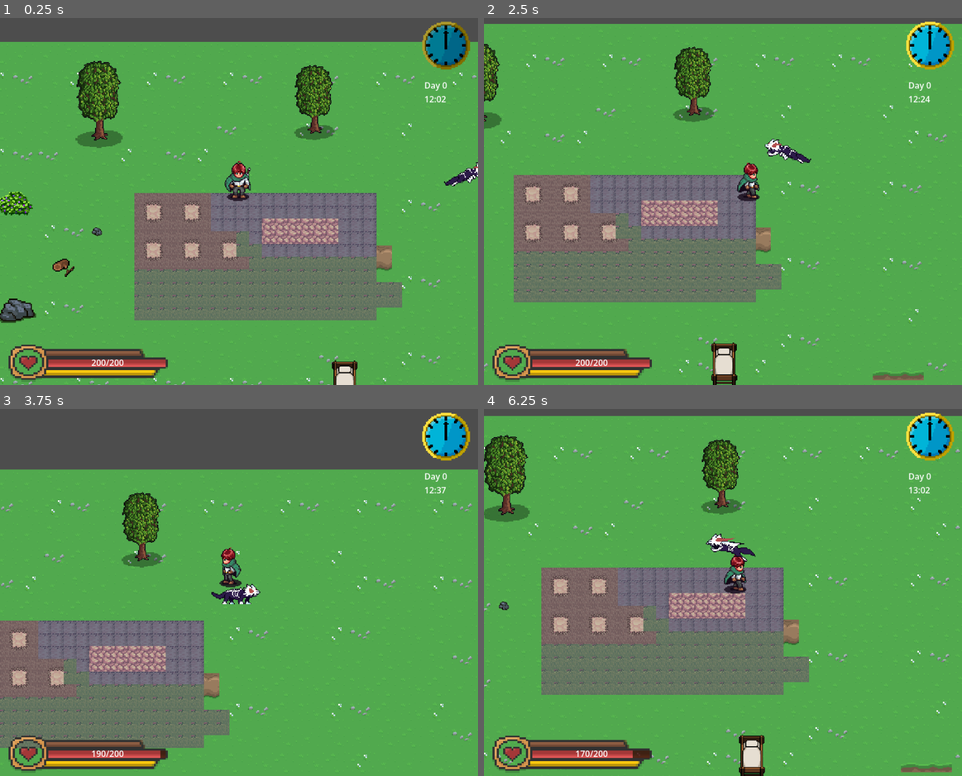
Above: before the commit, frames 1-4 (two rows, left to right).
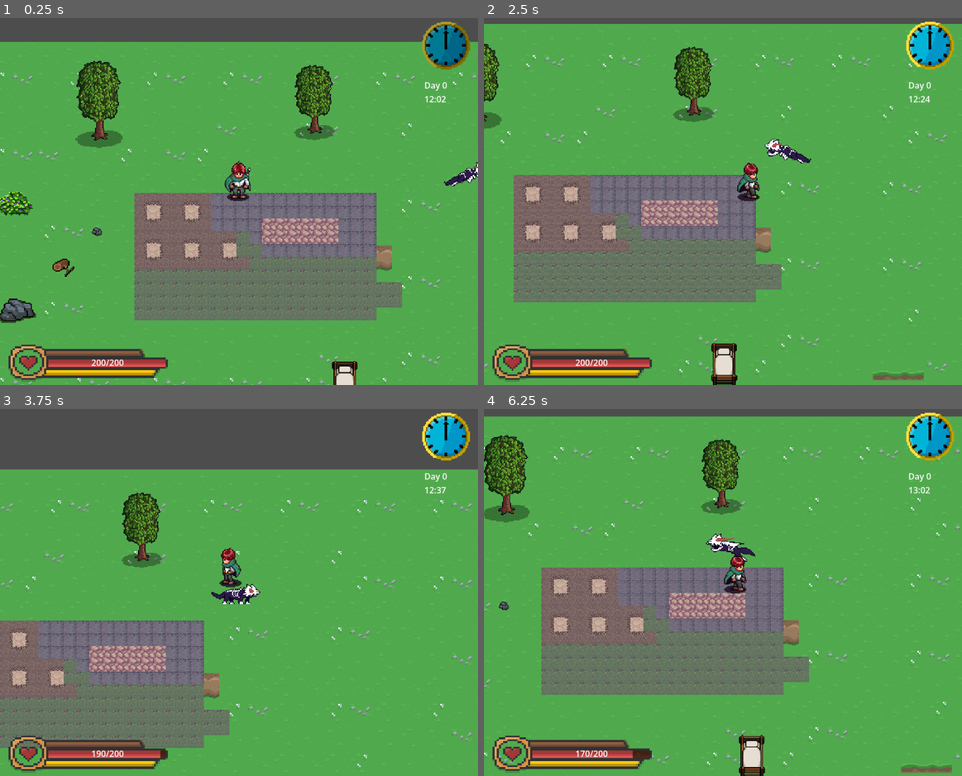
Above: after the commit, the same moments.

Repository: Asidi120/Project_Game_Dev_Mindbreak
Game: Godot game, scene res://Scripts/playground.tscn
The game is run twice, just before and just after one commit, with the same random seed, the same clock (stepped at 60 frames per second) and the same inputs.
Inputs (mouse positions are in pixels of both pictures, inside the frame that each line leads up to):
- Up to frame 1 (0.25 s): no input
- Up to frame 2 (2.5 s): move the mouse to (828, 179) at 0.52 s; hold D (right) 0.53-1.28 s; click (828, 179) at 0.6 s; move the mouse to (627, 216) at 1.27 s; hold S (down) 1.28-2.03 s; tap F (pick_up) at 1.35 s; move the mouse to (770, 117) at 2.02 s; hold D (right) from 2.03 s (still down); hold Shift (sprint) from 2.03 s (still down)
- Up to frame 3 (3.75 s): move the mouse to (215, 665) at 2.77 s; release D (right) at 2.78 s; release Shift (sprint) at 2.78 s; hold W (up) 2.78-3.53 s; click (215, 665) at 2.85 s; move the mouse to (382, 647) at 3.52 s; hold A (left) from 3.53 s (still down); tap F (pick_up) at 3.6 s
- Up to frame 4 (6.25 s): move the mouse to (579, 533) at 4.27 s; tap Shift (sprint) at 4.35 s; move the mouse to (746, 588) at 5.02 s; release A (left) at 5.03 s; hold S (down) 5.03-5.78 s; click (746, 588) at 5.1 s; move the mouse to (651, 497) at 5.77 s; hold D (right) from 5.78 s (still down); tap F (pick_up) at 5.85 s

The runs differ from the first frame. In frame 1, 0.2% of the frame differs, in the area x 0-92%, y 14-100%; in frame 2, 0.3%; in frame 3, 0.2%; in frame 4, 0.7%, in the area x 0-100%, y 1-100%.

Commit message:
death menu added

Diff:
--- a/Player/Scripts/player.gd
+++ b/Player/Scripts/player.gd
@@ -1,4 +1,8 @@
 class_name Player extends CharacterBody2D
+
+@onready var death_panel: Control = $"../../../CanvasLayer/DeathPanel"
+@onready var player_bar: Control = $"../../../CanvasLayer/PlayerBar"
+@onready var clock: Control = $"../../../CanvasLayer/Clock"
 
 signal hp_changed(current_hp, max_hp)
 signal stamina_usage(current_stamina, max_stamina)
@@ -20,6 +24,7 @@
 var hunger_timer:float= 0.0
 var hunger_interval_normal:float= 2.0
 var hunger_interval_sprint:float= 0.5
+var spawn_point=global_position
 
 @onready var anim = $AnimationPlayer
 @onready var sprite = $Sprite2D
@@ -44,6 +49,9 @@
 
 func die():
 	print("player died")
+	death_panel.visible=true
+	get_tree().paused=true
+	player_bar.reset()
 
 func update_hunger(delta):
 	var interval = hunger_interval_normal
--- /dev/null
+++ b/Scenes/DeathPanel.tscn
@@ -0,0 +1,98 @@
+[gd_scene format=3 uid="uid://fhgceyryjqfs"]
+
+[ext_resource type="Script" uid="uid://di6j880ch50ca" path="res://Scripts/DeathPannel.gd" id="1_dl673"]
+[ext_resource type="Script" uid="uid://d18ex2bbrxhyb" path="res://Scripts/revivebutton.gd" id="2_xvxsw"]
+[ext_resource type="Script" uid="uid://bh1c3giusevi5" path="res://Scripts/comebackbutton.gd" id="3_rbm6n"]
+[ext_resource type="Script" uid="uid://64clfe2vliyf" path="res://Scripts/quitbutton.gd" id="4_vbh1h"]
+[ext_resource type="FontFile" uid="uid://c0l8fv5sgwm3v" path="res://Fonts/Star Crush.ttf" id="5_rbm6n"]
+
+[sub_resource type="LabelSettings" id="LabelSettings_vbh1h"]
+font = ExtResource("5_rbm6n")
+font_size = 64
+
+[node name="DeathPanel" type="Control" unique_id=67905963]
+process_mode = 2
+self_modulate = Color(0.37503773, 0.08759416, 8.4228816e-07, 1)
+layout_mode = 3
+anchors_preset = 15
+anchor_right = 1.0
+anchor_bottom = 1.0
+grow_horizontal = 2
+grow_vertical = 2
+script = ExtResource("1_dl673")
+
+[node name="ColorRect" type="ColorRect" parent="." unique_id=767014372]
+layout_mode = 1
+anchors_preset = 15
+anchor_right = 1.0
+anchor_bottom = 1.0
+grow_horizontal = 2
+grow_vertical = 2
+color = Color(0.52912915, 0, 0.15170373, 0.814)
+
+[node name="ReviveButton" type="Button" parent="." unique_id=1966497359]
+layout_mode = 1
+anchors_preset = 8
+anchor_left = 0.5
+anchor_top = 0.5
+anchor_right = 0.5
+anchor_bottom = 0.5
+offset_left = -29.5
+offset_top = -100.0
+offset_right = 29.5
+offset_bottom = -69.0
+grow_horizontal = 2
+grow_vertical = 2
+text = "Revive"
+script = ExtResource("2_xvxsw")
+
+[node name="ComeBackMenuButton" type="Button" parent="." unique_id=732198166]
+layout_mode = 1
+anchors_preset = 8
+anchor_left = 0.5
+anchor_top = 0.5
+anchor_right = 0.5
+anchor_bottom = 0.5
+offset_left = -96.5
+offset_top = -15.5
+offset_right = 96.5
+offset_bottom = 15.5
+grow_horizontal = 2
+grow_vertical = 2
+text = "Come back to the menu"
+script = ExtResource("3_rbm6n")
+
+[node name="QuitButton" type="Button" parent="." unique_id=993067010]
+top_level = true
+layout_mode = 1
+anchors_preset = 8
+anchor_left = 0.5
+anchor_top = 0.5
+anchor_right = 0.5
+anchor_bottom = 0.5
+offset_left = -21.0
+offset_top = 75.0
+offset_right = 21.0
+offset_bottom = 106.0
+grow_horizontal = 2
+grow_vertical = 2
+text = "Quit"
+script = ExtResource("4_vbh1h")
+
+[node name="LabelYouDied" type="Label" parent="." unique_id=1591528283]
+layout_mode = 1
+anchors_preset = 5
+anchor_left = 0.5
+anchor_right = 0.5
+offset_left = -115.5
+offset_top = 100.0
+offset_right = 115.5
+offset_bottom = 161.0
+grow_horizontal = 2
+text = "You Died"
+label_settings = SubResource("LabelSettings_vbh1h")
+horizontal_alignment = 1
+vertical_alignment = 1
+
+[connection signal="visibility_changed" from="." to="." method="_on_visibility_changed"]
+[connection signal="pressed" from="ReviveButton" to="ReviveButton" method="_on_pressed"]
--- a/Scenes/StaticStructures/bed.gd
+++ b/Scenes/StaticStructures/bed.gd
@@ -1,16 +1,23 @@
 extends Node2D
+
 @onready var click_e_to_sleep: Label = $ClickEToSleep
 @onready var cant_sleep_label: Label = $CantSleepLabel
-@onready var day_counter: Label = $"../../../CanvasLayer/day_counter"
 @onready var day_night_overlay: CanvasModulate = $"../../../DayNightOverlay"
 
-var can_sleep:=false
-var target_color=Color(1,1,1,1)
+var clock
+var day_counter
+
+var can_sleep := false
+var target_color = Color(1,1,1,1)
 var sleeping = false
 var sleep_timer = 0.0
-var label_timer=1.5
+var label_timer = 1.5
 var showing_label = false
-var entered_bed_area=false
+var entered_bed_area = false
+
+func _ready() -> void:
+	clock = get_tree().get_first_node_in_group("Clock")
+	day_counter = clock.get_node_or_null("day_counter")
 
 func _process(delta: float) -> void:
 	if can_sleep:
--- /dev/null
+++ b/Scripts/DeathPannel.gd
@@ -0,0 +1,15 @@
+extends Node
+
+@onready var revive_button: Button = $ReviveButton
+@onready var come_back_menu_button: Button = $ComeBackMenuButton
+@onready var quit_button: Button = $QuitButton
+
+func _ready() -> void:
+	pass
+
+func _process(delta: float) -> void:
+	_on_visibility_changed()
+
+func _on_visibility_changed() -> void:
+	#get_tree().paused = true
+	pass
--- /dev/null
+++ b/Scripts/clock.tscn
@@ -0,0 +1,48 @@
+[gd_scene format=3 uid="uid://2ur8j7c1v2un"]
+
+[ext_resource type="Script" uid="uid://dmrjabrt0njvq" path="res://Scripts/day_counter.gd" id="1_756xr"]
+[ext_resource type="Texture2D" uid="uid://8qn3jb53vo6c" path="res://Sprites/clock4.png" id="2_slr35"]
+[ext_resource type="Texture2D" uid="uid://c1w1adrgxc7pf" path="res://Sprites/clock0.png" id="3_rdka5"]
+
+[node name="Clock" type="Control" unique_id=385021879]
+layout_mode = 3
+anchors_preset = 0
+offset_right = 40.0
+offset_bottom = 40.0
+
+[node name="day_counter" type="Label" parent="." unique_id=1103331008]
+layout_mode = 1
+anchors_preset = 1
+anchor_left = 1.0
+anchor_right = 1.0
+offset_left = 762.0
+offset_top = 123.0
+offset_right = 802.0
+offset_bottom = 146.0
+grow_horizontal = 0
+script = ExtResource("1_756xr")
+
+[node name="clock_overlay" type="TextureRect" parent="." unique_id=1483333510]
+modulate = Color(0, 0, 0, 0.69000006)
+top_level = true
+custom_minimum_size = Vector2(120, 120)
+layout_mode = 1
+anchors_preset = 1
+anchor_left = 1.0
+anchor_right = 1.0
+offset_left = -120.0
+offset_bottom = 120.0
+grow_horizontal = 0
+texture = ExtResource("2_slr35")
+
+[node name="clock" type="TextureRect" parent="." unique_id=561191610]
+custom_minimum_size = Vector2(120, 120)
+layout_mode = 1
+anchors_preset = 1
+anchor_left = 1.0
+anchor_right = 1.0
+offset_left = 740.0
+offset_right = 860.0
+offset_bottom = 120.0
+grow_horizontal = 0
+texture = ExtResource("3_rdka5")
--- /dev/null
+++ b/Scripts/comebackbutton.gd
@@ -0,0 +1,11 @@
+extends Button
+
+
+# Called when the node enters the scene tree for the first time.
+func _ready() -> void:
+	pass # Replace with function body.
+
+
+# Called every frame. 'delta' is the elapsed time since the previous frame.
+func _process(delta: float) -> void:
+	pass
--- a/Scripts/day_night_overlay.gd
+++ b/Scripts/day_night_overlay.gd
@@ -1,8 +1,12 @@
 extends CanvasModulate
 
-@onready var day_counter: Label = $"../CanvasLayer/day_counter"
+var clock
+var day_counter
 
 var target_color = Color(1, 1, 1)  # day deafault
+func _ready() -> void:
+	clock = get_tree().get_first_node_in_group("Clock")
+	day_counter = clock.get_node_or_null("day_counter")
 
 func _process(delta: float) -> void:
 	if day_counter.hours >= 20 and day_counter.hours < 22:
--- a/Scripts/healthbar.gd
+++ b/Scripts/healthbar.gd
@@ -1,6 +1,6 @@
 extends TextureProgressBar
 
-@onready var player = %Player
+@onready var player: Player = $"../../../BleakYellowGrass/level/Player"
 @onready var hp_label: Label = $"../hp_label"
 
 var target_hp:float=0
--- a/Scripts/hunger_bar.gd
+++ b/Scripts/hunger_bar.gd
@@ -1,6 +1,6 @@
 extends TextureProgressBar
 
-@onready var player = %Player
+@onready var player: Player = $"../../../BleakYellowGrass/level/Player"
 
 var target_hunger: float = 0
 
--- /dev/null
+++ b/Scripts/player_bar.tscn
@@ -0,0 +1,128 @@
+[gd_scene format=3 uid="uid://317bak6hdgps"]
+
+[ext_resource type="Texture2D" uid="uid://d34crl0llr6ot" path="res://Player/Sprite/hp_bar/HealthBar DARK.png" id="1_4say3"]
+[ext_resource type="Script" uid="uid://cqt5nyb1vdosp" path="res://Scripts/playerbar.gd" id="1_hdqpu"]
+[ext_resource type="Script" uid="uid://bg4om7e84kh7o" path="res://Scripts/staminabar.gd" id="2_hdqpu"]
+[ext_resource type="Script" uid="uid://c4ge23nfre5nx" path="res://Scripts/hunger_bar.gd" id="3_5o004"]
+[ext_resource type="Script" uid="uid://dfgdasket7d4t" path="res://Scripts/healthbar.gd" id="4_qqhfj"]
+
+[sub_resource type="AtlasTexture" id="AtlasTexture_djkbh"]
+atlas = ExtResource("1_4say3")
+region = Rect2(19, 34, 59, 4)
+
+[sub_resource type="AtlasTexture" id="AtlasTexture_b7mh3"]
+atlas = ExtResource("1_4say3")
+region = Rect2(19, 45, 59, 4)
+filter_clip = true
+
+[sub_resource type="AtlasTexture" id="AtlasTexture_07tfq"]
+atlas = ExtResource("1_4say3")
+region = Rect2(20, 35, 59, 2)
+filter_clip = true
+
+[sub_resource type="AtlasTexture" id="AtlasTexture_dt752"]
+atlas = ExtResource("1_4say3")
+region = Rect2(18, 12, 57, 2)
+
+[sub_resource type="AtlasTexture" id="AtlasTexture_tc4ax"]
+atlas = ExtResource("1_4say3")
+region = Rect2(18, 22, 61, 4)
+
+[sub_resource type="AtlasTexture" id="AtlasTexture_l7aru"]
+atlas = ExtResource("1_4say3")
+region = Rect2(16, 11, 60, 4)
+
+[sub_resource type="AtlasTexture" id="AtlasTexture_weqgu"]
+atlas = ExtResource("1_4say3")
+region = Rect2(28, 88, 56, 4)
+
+[sub_resource type="AtlasTexture" id="AtlasTexture_5lgnv"]
+atlas = ExtResource("1_4say3")
+region = Rect2(28, 88, 56, 4)
+
+[sub_resource type="AtlasTexture" id="AtlasTexture_vj8hk"]
+atlas = ExtResource("1_4say3")
+region = Rect2(9, 93, 76, 20)
+
+[node name="PlayerBar" type="Control" unique_id=160299636 groups=["PlayerBar"]]
+layout_mode = 3
+anchors_preset = 0
+offset_right = 40.0
+offset_bottom = 40.0
+script = ExtResource("1_hdqpu")
+
+[node name="stamina_bar" type="TextureProgressBar" parent="." unique_id=582171018 groups=["PlayerBar"]]
+layout_mode = 1
+anchors_preset = 2
+anchor_top = 1.0
+anchor_bottom = 1.0
+offset_left = 79.0
+offset_top = 627.0
+offset_right = 301.0
+offset_bottom = 647.0
+grow_vertical = 0
+nine_patch_stretch = true
+texture_under = SubResource("AtlasTexture_djkbh")
+texture_over = SubResource("AtlasTexture_b7mh3")
+texture_progress = SubResource("AtlasTexture_07tfq")
+tint_under = Color(0.91330606, 0.7629983, 0.64685506, 0.67600006)
+script = ExtResource("2_hdqpu")
+
+[node name="hunger_bar" type="TextureProgressBar" parent="." unique_id=2013076725 groups=["PlayerBar"]]
+layout_mode = 1
+anchors_preset = 2
+anchor_top = 1.0
+anchor_bottom = 1.0
+offset_left = 73.0
+offset_top = 592.0
+offset_right = 273.0
+offset_bottom = 610.0
+grow_vertical = 0
+max_value = 150.0
+nine_patch_stretch = true
+texture_under = SubResource("AtlasTexture_dt752")
+texture_over = SubResource("AtlasTexture_tc4ax")
+texture_progress = SubResource("AtlasTexture_l7aru")
+tint_under = Color(0.91132057, 0.79118866, 0.6908011, 0.53800005)
+script = ExtResource("3_5o004")
+
+[node name="hp_bar" type="TextureProgressBar" parent="." unique_id=415315757 groups=["PlayerBar"]]
+layout_mode = 1
+anchors_preset = 2
+anchor_top = 1.0
+anchor_bottom = 1.0
+offset_left = 88.0
+offset_top = 612.0
+offset_right = 312.0
+offset_bottom = 626.0
+grow_vertical = 0
+max_value = 200.0
+nine_patch_stretch = true
+texture_under = SubResource("AtlasTexture_weqgu")
+texture_progress = SubResource("AtlasTexture_5lgnv")
+tint_under = Color(0.36185044, 0.19952738, 0.16397086, 0.85882354)
+script = ExtResource("4_qqhfj")
+
+[node name="healthbardecor" type="TextureRect" parent="." unique_id=1940533141 groups=["PlayerBar"]]
+custom_minimum_size = Vector2(300, 70)
+layout_mode = 1
+anchors_preset = 2
+anchor_top = 1.0
+anchor_bottom = 1.0
+offset_left = 16.0
+offset_top = 584.0
+offset_right = 316.0
+offset_bottom = 654.0
+grow_vertical = 0
+texture = SubResource("AtlasTexture_vj8hk")
+
+[node name="hp_label" type="Label" parent="." unique_id=1763196833 groups=["PlayerBar"]]
+layout_mode = 1
+anchors_preset = 2
+anchor_top = 1.0
+anchor_bottom = 1.0
+offset_left = 172.0
+offset_top = 606.0
+offset_right = 212.0
+offset_bottom = 629.0
+grow_vertical = 0
--- /dev/null
+++ b/Scripts/playerbar.gd
@@ -0,0 +1,11 @@
+extends Node
+
+@onready var stamina_bar: TextureProgressBar = $stamina_bar
+@onready var hunger_bar: TextureProgressBar = $hunger_bar
+@onready var hp_bar: TextureProgressBar = $hp_bar
+@onready var hp_label: Label = $hp_label
+
+func reset():
+	hunger_bar.update_bar(hunger_bar.current_hunger,hunger_bar.max_hunger)
+	stamina_bar.update_bar(stamina_bar.current_stamina,stamina_bar.max_stamina)
+	hp_bar.update_bar(hp_bar.current_hp,hp_bar.max_hp)
--- a/Scripts/playground.tscn
+++ b/Scripts/playground.tscn
@@ -10,56 +10,13 @@
 [ext_resource type="PackedScene" uid="uid://by20bk2bsvhjj" path="res://Scenes/StaticStructures/tree.tscn" id="9_bm257"]
 [ext_resource type="PackedScene" uid="uid://0o2u3jdd6y1" path="res://Scenes/StaticStructures/boulder.tscn" id="10_08ji3"]
 [ext_resource type="PackedScene" uid="uid://do35dwig5w8gm" path="res://Scenes/StaticStructures/bush.tscn" id="11_42c27"]
-[ext_resource type="Texture2D" uid="uid://d34crl0llr6ot" path="res://Player/Sprite/hp_bar/HealthBar DARK.png" id="12_g0rsy"]
-[ext_resource type="Script" uid="uid://dfgdasket7d4t" path="res://Scripts/healthbar.gd" id="13_65dde"]
-[ext_resource type="Script" uid="uid://bg4om7e84kh7o" path="res://Scripts/staminabar.gd" id="14_djkbh"]
-[ext_resource type="Script" uid="uid://c4ge23nfre5nx" path="res://Scripts/hunger_bar.gd" id="14_vj8hk"]
-[ext_resource type="Texture2D" uid="uid://c1w1adrgxc7pf" path="res://Sprites/clock0.png" id="16_b7mh3"]
-[ext_resource type="Script" uid="uid://dmrjabrt0njvq" path="res://Scripts/day_counter.gd" id="17_07tfq"]
-[ext_resource type="Texture2D" uid="uid://8qn3jb53vo6c" path="res://Sprites/clock4.png" id="17_dt752"]
+[ext_resource type="PackedScene" uid="uid://2ur8j7c1v2un" path="res://Scripts/clock.tscn" id="13_vj8hk"]
+[ext_resource type="PackedScene" uid="uid://317bak6hdgps" path="res://Scripts/player_bar.tscn" id="14_b7mh3"]
+[ext_resource type="PackedScene" uid="uid://fhgceyryjqfs" path="res://Scenes/DeathPanel.tscn" id="19_bm257"]
 [ext_resource type="PackedScene" uid="uid://dwr75oy600gxk" path="res://Scenes/StaticStructures/bed.tscn" id="19_l7aru"]
 [ext_resource type="Script" uid="uid://bs3h32b6gxe2i" path="res://Scripts/day_night_overlay.gd" id="19_tc4ax"]
 
-[sub_resource type="AtlasTexture" id="AtlasTexture_djkbh"]
-atlas = ExtResource("12_g0rsy")
-region = Rect2(19, 34, 59, 4)
-
-[sub_resource type="AtlasTexture" id="AtlasTexture_b7mh3"]
-atlas = ExtResource("12_g0rsy")
-region = Rect2(19, 45, 59, 4)
-filter_clip = true
-
-[sub_resource type="AtlasTexture" id="AtlasTexture_07tfq"]
-atlas = ExtResource("12_g0rsy")
-region = Rect2(20, 35, 59, 2)
-filter_clip = true
-
-[sub_resource type="AtlasTexture" id="AtlasTexture_dt752"]
-atlas = ExtResource("12_g0rsy")
-region = Rect2(18, 12, 57, 2)
-
-[sub_resource type="AtlasTexture" id="AtlasTexture_tc4ax"]
-atlas = ExtResource("12_g0rsy")
-region = Rect2(18, 22, 61, 4)
-
-[sub_resource type="AtlasTexture" id="AtlasTexture_l7aru"]
-atlas = ExtResource("12_g0rsy")
-region = Rect2(16, 11, 60, 4)
-
-[sub_resource type="AtlasTexture" id="AtlasTexture_weqgu"]
-atlas = ExtResource("12_g0rsy")
-region = Rect2(28, 88, 56, 4)
-
-[sub_resource type="AtlasTexture" id="AtlasTexture_5lgnv"]
-atlas = ExtResource("12_g0rsy")
-region = Rect2(28, 88, 56, 4)
-
-[sub_resource type="AtlasTexture" id="AtlasTexture_vj8hk"]
-atlas = ExtResource("12_g0rsy")
-region = Rect2(9, 93, 76, 20)
-
 [node name="Playground" type="Node2D" unique_id=571104678]
-position = Vector2(-17, -37)
 
 [node name="Grass01" parent="." unique_id=1278695867 instance=ExtResource("2_djkbh")]
 z_index = -12
@@ -104,109 +61,14 @@
 
 [node name="CanvasLayer" type="CanvasLayer" parent="." unique_id=1072751443]
 
-[node name="stamina_bar" type="TextureProgressBar" parent="CanvasLayer" unique_id=414128137]
-anchors_preset = 2
-anchor_top = 1.0
-anchor_bottom = 1.0
-offset_left = 79.0
-offset_top = -33.0
-offset_right = 301.0
-offset_bottom = -13.0
-grow_vertical = 0
-nine_patch_stretch = true
-texture_under = SubResource("AtlasTexture_djkbh")
-texture_over = SubResource("AtlasTexture_b7mh3")
-texture_progress = SubResource("AtlasTexture_07tfq")
-tint_under = Color(0.91330606, 0.7629983, 0.64685506, 0.67600006)
-script = ExtResource("14_djkbh")
+[node name="Clock" parent="CanvasLayer" unique_id=385021879 groups=["Clock"] instance=ExtResource("13_vj8hk")]
 
-[node name="hunger_bar" type="TextureProgressBar" parent="CanvasLayer" unique_id=1178149246]
-anchors_preset = 2
-anchor_top = 1.0
-anchor_bottom = 1.0
-offset_left = 73.0
-offset_top = -68.0
-offset_right = 273.0
-offset_bottom = -50.0
-grow_vertical = 0
-max_value = 150.0
-nine_patch_stretch = true
-texture_under = SubResource("AtlasTexture_dt752")
-texture_over = SubResource("AtlasTexture_tc4ax")
-texture_progress = SubResource("AtlasTexture_l7aru")
-tint_under = Color(0.91132057, 0.79118866, 0.6908011, 0.53800005)
-script = ExtResource("14_vj8hk")
+[node name="PlayerBar" parent="CanvasLayer" unique_id=160299636 instance=ExtResource("14_b7mh3")]
 
-[node name="hp_bar" type="TextureProgressBar" parent="CanvasLayer" unique_id=7326749]
-anchors_preset = 2
-anchor_top = 1.0
-anchor_bottom = 1.0
-offset_left = 88.0
-offset_top = -48.0
-offset_right = 312.0
-offset_bottom = -34.0
-grow_vertical = 0
-max_value = 200.0
-nine_patch_stretch = true
-texture_under = SubResource("AtlasTexture_weqgu")
-texture_progress = SubResource("AtlasTexture_5lgnv")
-tint_under = Color(0.36185044, 0.19952738, 0.16397086, 0.85882354)
-script = ExtResource("13_65dde")
-
-[node name="healthbardecor" type="TextureRect" parent="CanvasLayer" unique_id=379240010]
-custom_minimum_size = Vector2(300, 70)
-anchors_preset = 2
-anchor_top = 1.0
-anchor_bottom = 1.0
-offset_left = 16.0
-offset_top = -76.0
-offset_right = 316.0
-offset_bottom = -6.0
-grow_vertical = 0
-texture = SubResource("AtlasTexture_vj8hk")
-
-[node name="hp_label" type="Label" parent="CanvasLayer" unique_id=1536956169]
-anchors_preset = 2
-anchor_top = 1.0
-anchor_bottom = 1.0
-offset_left = 172.0
-offset_top = -54.0
-offset_right = 212.0
-offset_bottom = -31.0
-grow_vertical = 0
-
-[node name="clock" type="TextureRect" parent="CanvasLayer" unique_id=1260328760]
-custom_minimum_size = Vector2(120, 120)
-anchors_preset = 1
-anchor_left = 1.0
-anchor_right = 1.0
-offset_left = -40.0
-offset_bottom = 40.0
-grow_horizontal = 0
-texture = ExtResource("16_b7mh3")
-
-[node name="clock_overlay" type="TextureRect" parent="CanvasLayer" unique_id=846681077]
-modulate = Color(0, 0, 0, 0.69000006)
+[node name="DeathPanel" parent="CanvasLayer" unique_id=67905963 instance=ExtResource("19_bm257")]
+visible = false
+self_modulate = Color(0.4840902, 0.0045073065, 8.904189e-07, 1)
 top_level = true
-custom_minimum_size = Vector2(120, 120)
-anchors_preset = 1
-anchor_left = 1.0
-anchor_right = 1.0
-offset_left = -120.0
-offset_bottom = 120.0
-grow_horizontal = 0
-texture = ExtResource("17_dt752")
-
-[node name="day_counter" type="Label" parent="CanvasLayer" unique_id=380600171]
-anchors_preset = 1
-anchor_left = 1.0
-anchor_right = 1.0
-offset_left = -98.0
-offset_top = 123.0
-offset_right = -58.0
-offset_bottom = 146.0
-grow_horizontal = 0
-script = ExtResource("17_07tfq")
 
 [node name="DayNightOverlay" type="CanvasModulate" parent="." unique_id=1490973845]
 position = Vector2(819, 160)
--- /dev/null
+++ b/Scripts/quitbutton.gd
@@ -0,0 +1,11 @@
+extends Button
+
+
+# Called when the node enters the scene tree for the first time.
+func _ready() -> void:
+	pass # Replace with function body.
+
+
+# Called every frame. 'delta' is the elapsed time since the previous frame.
+func _process(delta: float) -> void:
+	pass
--- /dev/null
+++ b/Scripts/revivebutton.gd
@@ -0,0 +1,15 @@
+extends Button
+
+@onready var player: Player = $"../../../BleakYellowGrass/level/Player"
+@onready var death_panel: Control = $".."
+
+func _process(delta: float) -> void:
+	pass
+
+func _on_pressed() -> void:
+	player.current_hp=player.max_hp
+	player.current_hunger=player.max_hunger
+	player.current_stamina=player.max_stamina
+	player.global_position = player.spawn_point
+	get_tree().paused=false
+	death_panel.visible=false
--- a/Scripts/staminabar.gd
+++ b/Scripts/staminabar.gd
@@ -1,7 +1,7 @@
 extends TextureProgressBar
 
-@onready var player = %Player
-@onready var stamina_bar: TextureProgressBar = $CanvasLayer/stamina_bar
+@onready var player: Player = $"../../../BleakYellowGrass/level/Player"
+@onready var stamina_bar: TextureProgressBar = $"."
 
 var target_stamina:float=0
 
--- a/project.godot
+++ b/project.godot
@@ -24,6 +24,8 @@
 [global_group]
 
 Players=""
+Clock=""
+PlayerBar=""
 
 [input]
 
Not shown, added: Scripts/DeathPannel.gd.uid
Not shown, added: Scripts/comebackbutton.gd.uid
Not shown, added: Scripts/playerbar.gd.uid
Not shown, added: Scripts/quitbutton.gd.uid
Not shown, added: Scripts/revivebutton.gd.uid
Binary file added: Sprites/buttontexture/Blank_Not-Pressed.png
Not shown, added: Sprites/buttontexture/Blank_Not-Pressed.png.import
Binary file added: Sprites/buttontexture/Blank_Pressed.png
Not shown, added: Sprites/buttontexture/Blank_Pressed.png.import
Binary file added: Sprites/buttontexture/Quit_Not-Pressed.png
Not shown, added: Sprites/buttontexture/Quit_Not-Pressed.png.import
Binary file added: Sprites/buttontexture/Quit_Pressed.png
(and 1 more such lines)
